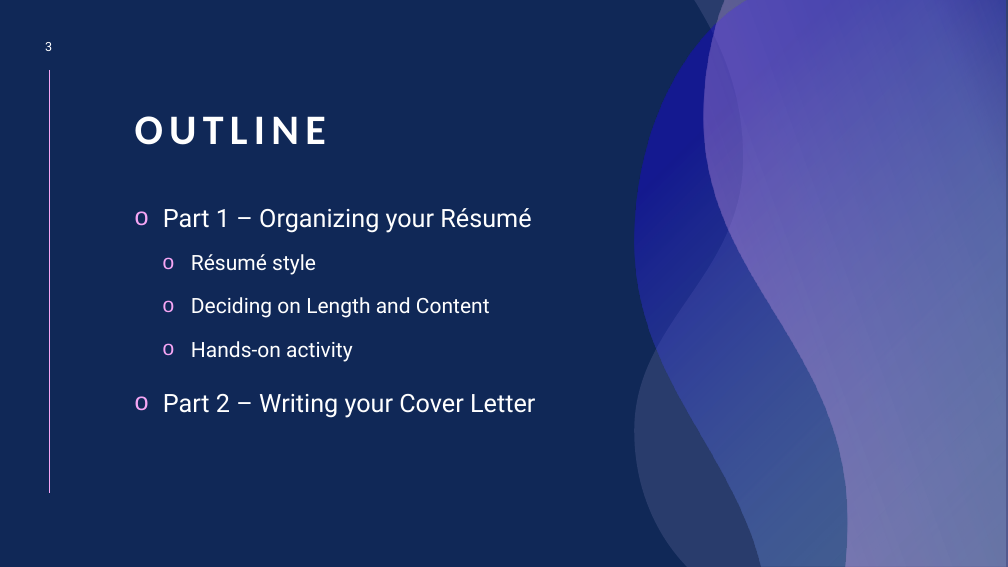
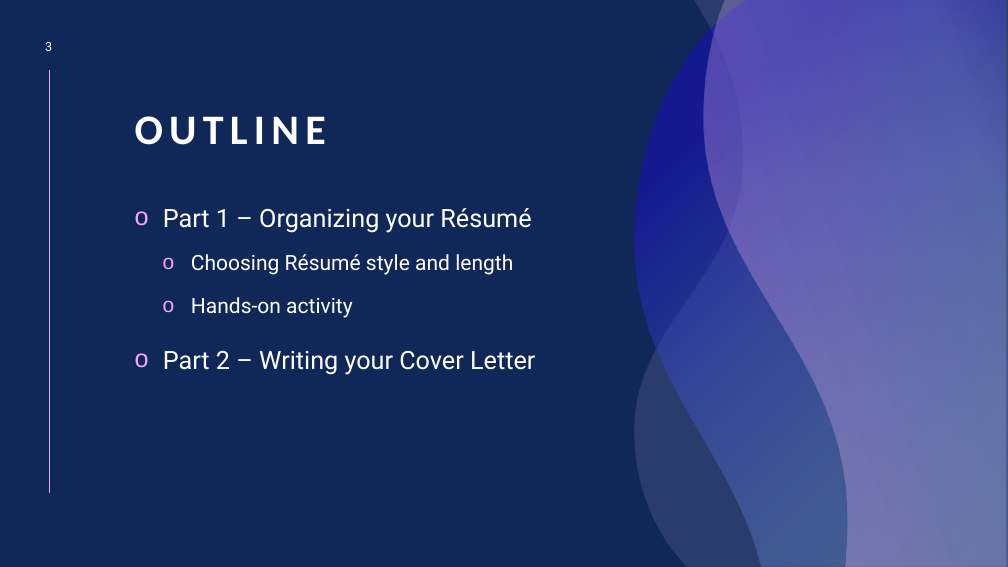
Before and after one commit to InterstellarMist/VIP-Workshop-2024, a slide deck: slide 3 of Resume and Cover Letter/Resume and Cover Letter workshop.pptx. Drawn at 1008x567 pixels with LibreOffice and Linux fonts; fonts in the diff are those of the drawing. Boxes give left, top, right and bottom in pixels: in the first picture for what was removed or moved away, otherwise in the second. Text is boxed around its words. In the diff, an @@ line names an element or a change of style, - is before the commit and + after.

```diff
--- a/Resume and Cover Letter/Resume and Cover Letter workshop.pptx
+++ b/Resume and Cover Letter/Resume and Cover Letter workshop.pptx
@@ text at [191,254,513,275]: text changed @@
-  o Résumé style
-  o Deciding on Length and Content
+  o Choosing Résumé style and length
```
Also in this commit, not shown: 2 other slides changed, 1 slide added, 1 slide removed, 2 other files.
